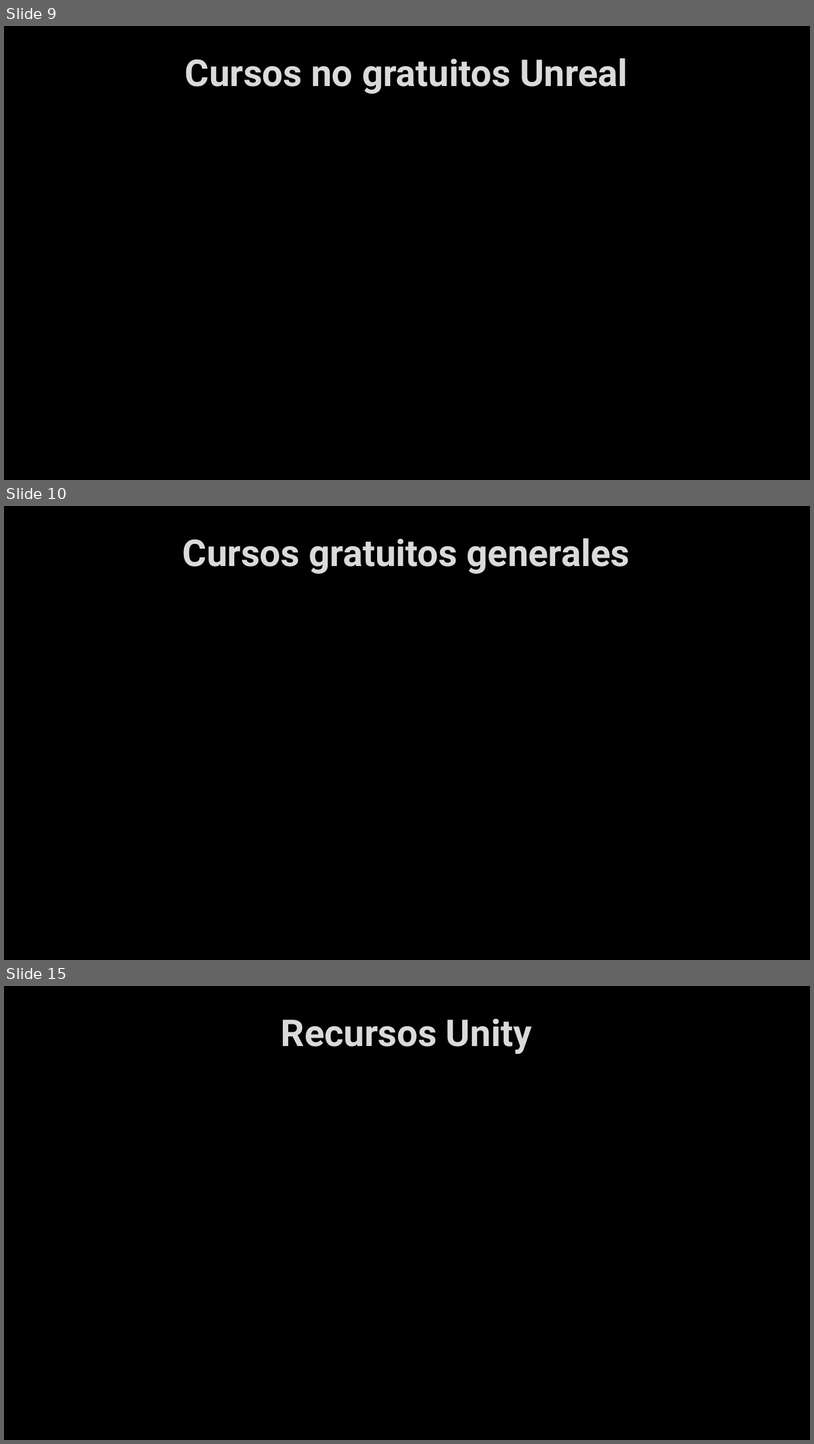
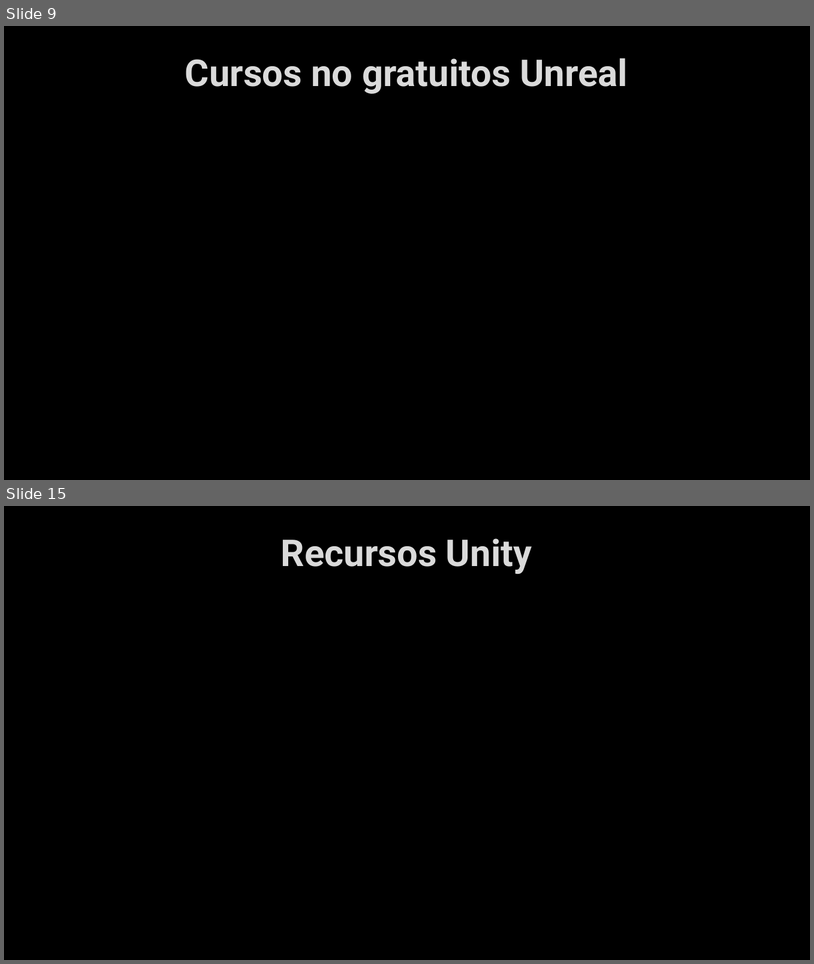
Before and after one commit to laiapc/TG1, a slide deck: Presentación TG1.pptx. Shown one above the other, each under a label of ours: slides 9, 10 and 15 before the commit, slides 9 and 15 after it; the slides between them are not shown. The pictures are 814x1444 and 814x964 pixels, drawn with LibreOffice and Linux fonts; fonts in the diff are those of the drawing; background and template pictures are left out. Boxes give left, top, right and bottom in pixels: in the first picture for what was removed or moved away, otherwise in the second. Text is boxed around its words. In the diff, an @@ line names an element or a change of style, - is before the commit and + after.

```diff
--- a/Presentación TG1.pptx
+++ b/Presentación TG1.pptx
@@ slide 10 removed at bbox=[4, 506, 810, 960], background picture (left out) @@
@@ title removed at bbox=[183, 538, 630, 574] @@
-Cursos gratuitos generales
```
Also in this commit, not shown: 4 slides changed, 1 slide added.
